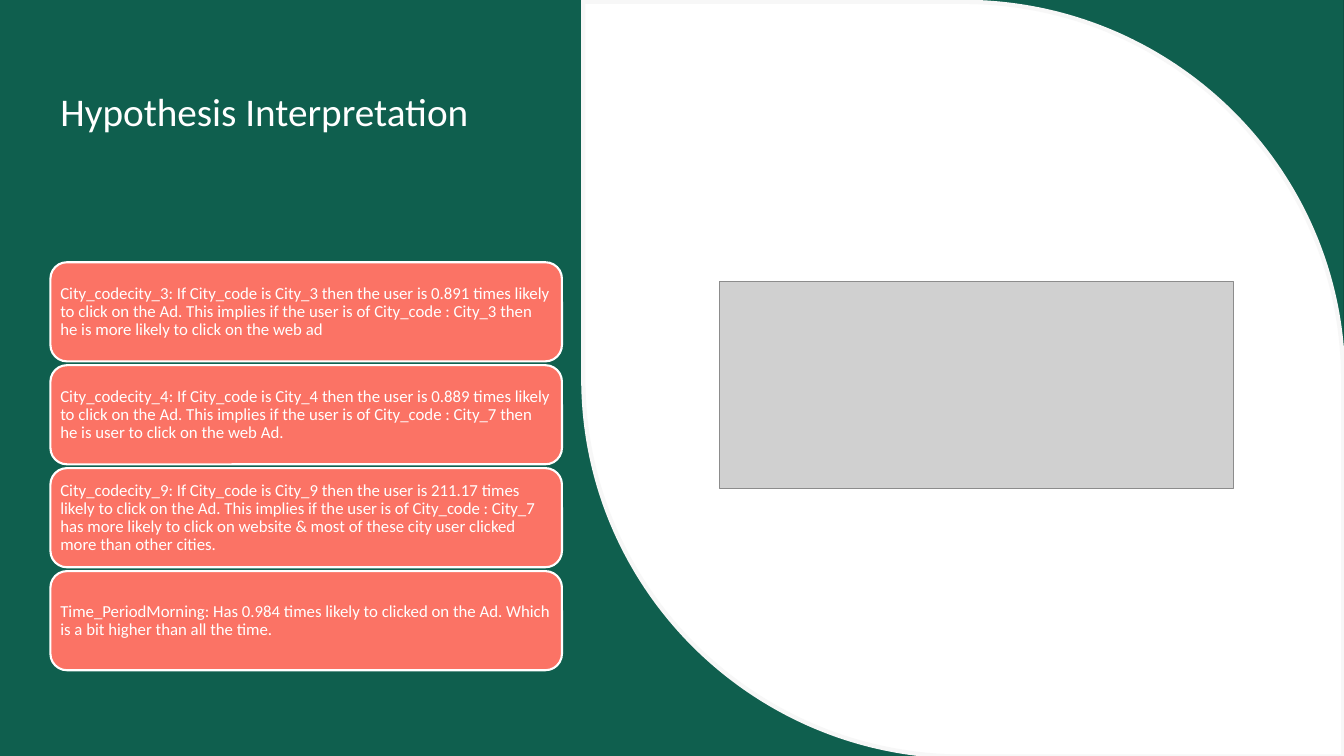
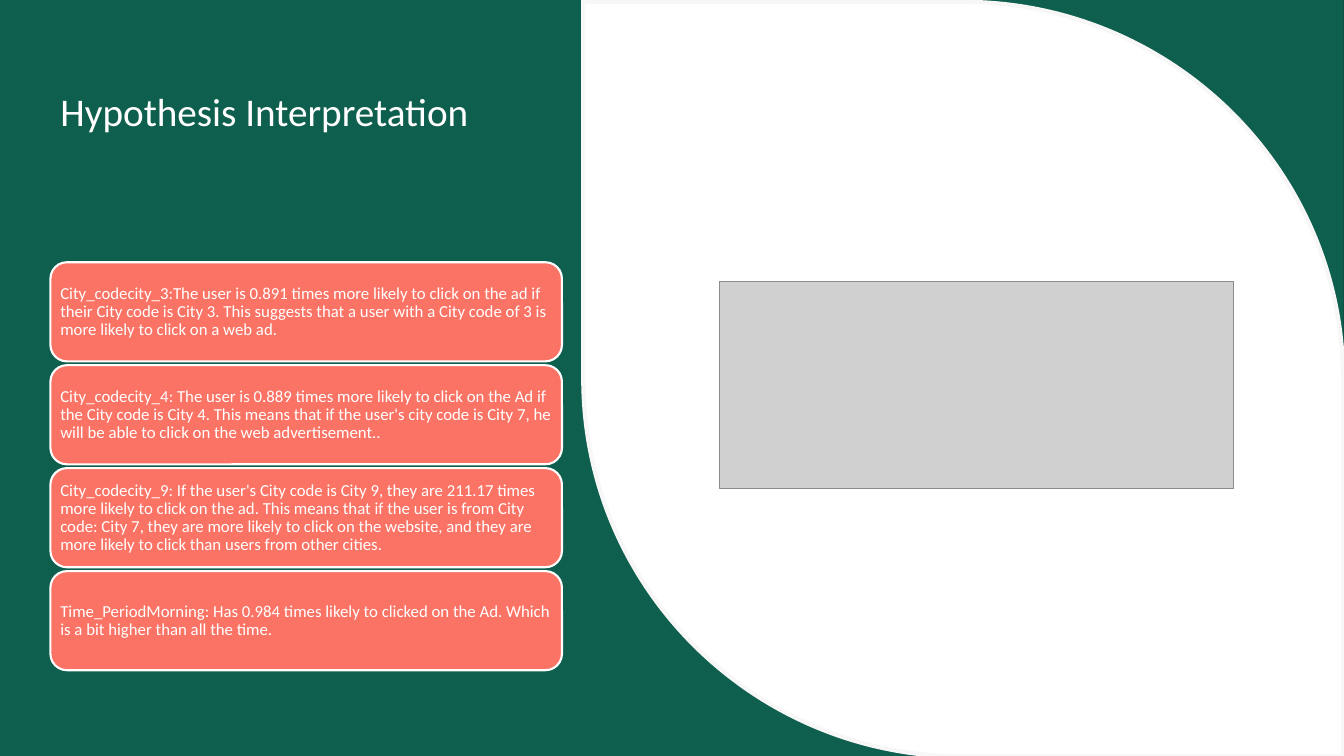
Before and after one commit to rahkum96/Supervised-Mchine-Learning, a slide deck: slide 14 of Ad-Clicked Web-Dataset/Ad-Clicking.pptx. Drawn at 1344x756 pixels with LibreOffice and Linux fonts; fonts in the diff are those of the drawing; grey boxes stand for pictures; background and template pictures are left out. Boxes give left, top, right and bottom in pixels: in the first picture for what was removed or moved away, otherwise in the second. Text is boxed around its words. In the diff, an @@ line names an element or a change of style, - is before the commit and + after.

```diff
--- a/Ad-Clicked Web-Dataset/Ad-Clicking.pptx
+++ b/Ad-Clicked Web-Dataset/Ad-Clicking.pptx
@@ text at (60, 287, 546, 338): text changed @@
-City_codecity_3: If City_code is City_3 then the user is 0.891 times likely to click on the Ad. This implies if the user is of City_code : City_3 then he is more likely to click on the web ad
+City_codecity_3:The user is 0.891 times more likely to click on the ad if their City code is City 3. This suggests that a user with a City code of 3 is more likely to click on a web ad.
@@ text at (60, 390, 551, 438): text changed @@
-City_codecity_4: If City_code is City_4 then the user is 0.889 times likely to click on the Ad. This implies if the user is of City_code : City_7 then he is user to click on the web Ad.
+City_codecity_4: The user is 0.889 times more likely to click on the Ad if the City code is City 4. This means that if the user's city code is City 7, he will be able to click on the web advertisement..
@@ text at (60, 484, 535, 553): text changed @@
-City_codecity_9: If City_code is City_9 then the user is 211.17 times likely to click on the Ad. This implies if the user is of City_code : City_7 has more likely to click on website & most of these city user clicked more than other cities.
+City_codecity_9: If the user's City code is City 9, they are 211.17 times more likely to click on the ad. This means that if the user is from City code: City 7, they are more likely to click on the website, and they are more likely to click than users from other cities.
```
Also in this commit, not shown: 2 other slides changed.
